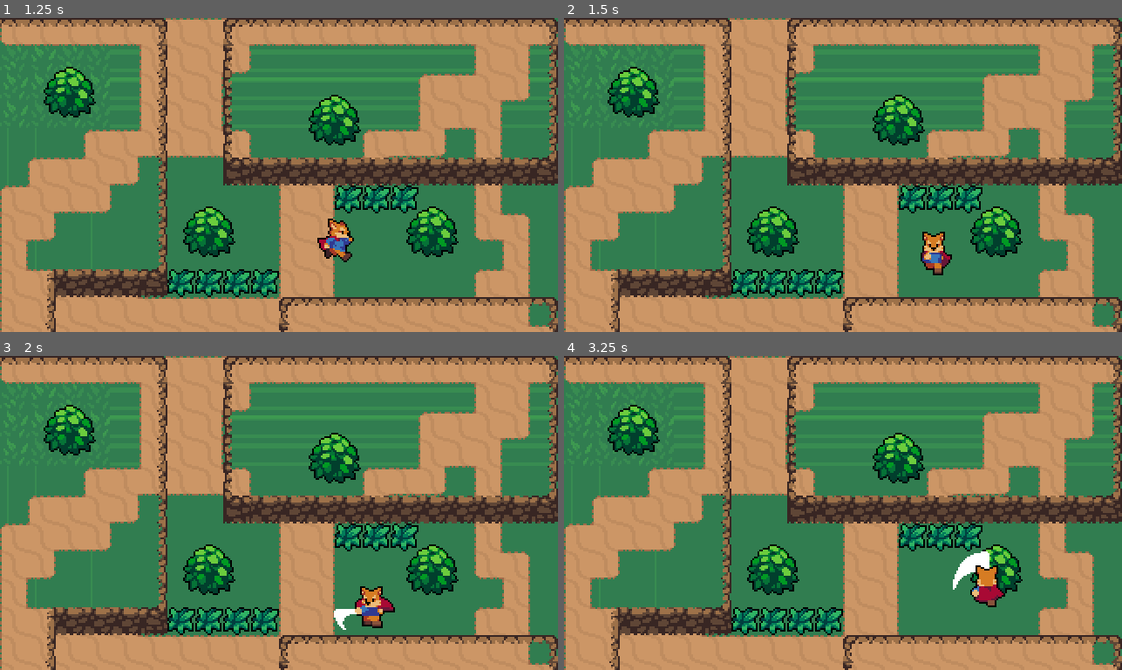
Above: before the commit, frames 1-4 (two rows, left to right).
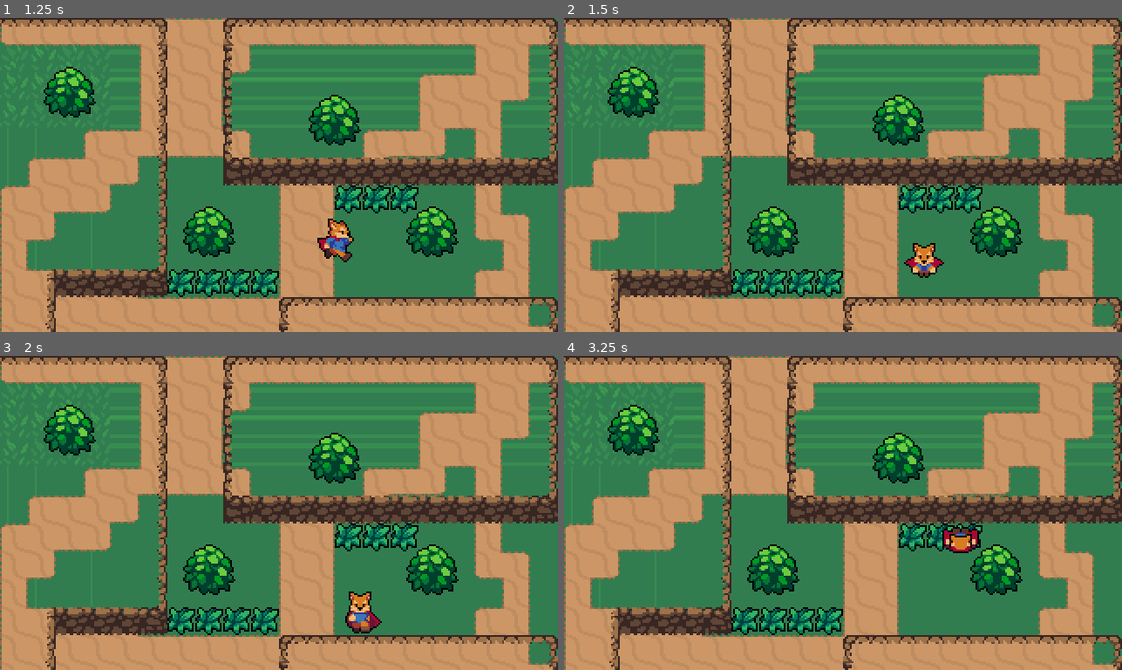
Above: after the commit, the same moments.

Repository: Dukebot/GODOT_PracticeProjects
Game: Godot game, scene res://World/World.tscn
Two runs of this game, one before a commit and one after it. Both use one fixed random seed, a clock stepped at 60 frames per second and the inputs below.
Inputs:
- Up to frame 1 (1.25 s): tap Enter at 0.5 s; hold Right (ui_right) from 0.53 s (still down); tap J (attack) at 0.6 s; tap Z (roll, bound only after the commit) at 0.8 s
- Up to frame 2 (1.5 s): release Right (ui_right) at 1.28 s; hold Down (ui_down) from 1.28 s (still down); tap Z (roll, bound only after the commit) at 1.35 s
- Up to frame 3 (2 s): keep holding Down (ui_down); tap J (attack) at 1.55 s
- Up to frame 4 (3.25 s): release Down (ui_down) at 2.03 s; hold Right (ui_right) 2.03-2.78 s; tap J (attack) at 2.1, 3.05 s; tap Z (roll, bound only after the commit) at 2.3, 2.85 s; hold Up (ui_up) from 2.78 s (still down)

Frame 1 is identical in both runs. In frame 2, 0.8% of the frame differs, in the area x 60-70%, y 68-83%; in frame 3, 1.0%; in frame 4, 1.3%, in the area x 67-80%, y 54-80%.

Commit message:
Roll state

Diff:
--- a/ActionRPG_YoutubeTutorial/Player/Player.gd
+++ b/ActionRPG_YoutubeTutorial/Player/Player.gd
@@ -3,15 +3,18 @@
 const ACCELERATION = 500
 const FRICTION = 500
 const MAX_SPEED = 100
+const ROLL_SPEED = 125
 
 enum {MOVE, ROLL, ATTACK}
 
 var state = MOVE
 var velocity = Vector2.ZERO
+var roll_vector = Vector2.LEFT
 
 onready var animationPlayer = $AnimationPlayer
 onready var animationTree = $AnimationTree
 onready var animationState = animationTree.get("parameters/playback")
+
 
 func _ready():
 	animationTree.active = true
@@ -21,30 +24,33 @@
 		MOVE:
 			move_state(delta)
 		ROLL:
-			pass
+			roll_state(delta)
 		ATTACK:
 			attack_state(delta)
 
 
+#MOVE STATE
 func move_state(delta):
-	#Movement
+	#Apply movement and update animation information
 	var input_vector = get_input_vector()
 
 	if input_vector != Vector2.ZERO:
 		animationTree.set("parameters/Idle/blend_position", input_vector)
 		animationTree.set("parameters/Run/blend_position", input_vector)
 		animationTree.set("parameters/Attack/blend_position", input_vector)
+		animationTree.set("parameters/Roll/blend_position", input_vector)
 		animationState.travel("Run")
+		roll_vector = input_vector
 		velocity = velocity.move_toward(input_vector * MAX_SPEED, ACCELERATION * delta)
 	else:
 		animationState.travel("Idle")
 		velocity = velocity.move_toward(Vector2.ZERO, FRICTION * delta)
 
-	velocity = move_and_slide(velocity)
+	move()
 
-	#Switch to attack state
-	if Input.is_action_just_pressed("attack"):
-		state = ATTACK
+	#Switch to other states
+	if Input.is_action_just_pressed("roll"): state = ROLL
+	if Input.is_action_just_pressed("attack"): state = ATTACK
 
 func get_input_vector() -> Vector2:
 	return Vector2(
@@ -52,11 +58,24 @@
 		Input.get_action_strength("ui_down") - Input.get_action_strength("ui_up")
 	).normalized()
 
+func move(): velocity = move_and_slide(velocity)
 
+
+#ROLL STATE
+func roll_state(delta):
+	velocity = roll_vector * ROLL_SPEED
+	animationState.travel("Roll")
+	move()
+
+func roll_animation_finished():
+	velocity *= 0.8
+	state = MOVE
+
+
+#ATTACK STATE
 func attack_state(delta):
 	velocity = Vector2.ZERO
 	animationState.travel("Attack")
 
-#Called when attack animation ends
 func attack_animation_finished():
 	state = MOVE
--- a/ActionRPG_YoutubeTutorial/Player/Player.tscn
+++ b/ActionRPG_YoutubeTutorial/Player/Player.tscn
@@ -289,6 +289,126 @@
 }
 
 [sub_resource type="Animation" id=10]
+resource_name = "RollDown"
+length = 0.5
+tracks/0/type = "value"
+tracks/0/path = NodePath("Sprite:frame")
+tracks/0/interp = 1
+tracks/0/loop_wrap = true
+tracks/0/imported = false
+tracks/0/enabled = true
+tracks/0/keys = {
+"times": PoolRealArray( 0, 0.1, 0.2, 0.3, 0.4 ),
+"transitions": PoolRealArray( 1, 1, 1, 1, 1 ),
+"update": 1,
+"values": [ 55, 56, 57, 58, 59 ]
+}
+tracks/1/type = "method"
+tracks/1/path = NodePath(".")
+tracks/1/interp = 1
+tracks/1/loop_wrap = true
+tracks/1/imported = false
+tracks/1/enabled = true
+tracks/1/keys = {
+"times": PoolRealArray( 0.5 ),
+"transitions": PoolRealArray( 1 ),
+"values": [ {
+"args": [  ],
+"method": "roll_animation_finished"
+} ]
+}
+
+[sub_resource type="Animation" id=37]
+resource_name = "RollLeft"
+length = 0.5
+tracks/0/type = "value"
+tracks/0/path = NodePath("Sprite:frame")
+tracks/0/interp = 1
+tracks/0/loop_wrap = true
+tracks/0/imported = false
+tracks/0/enabled = true
+tracks/0/keys = {
+"times": PoolRealArray( 0, 0.1, 0.2, 0.3, 0.4 ),
+"transitions": PoolRealArray( 1, 1, 1, 1, 1 ),
+"update": 1,
+"values": [ 50, 51, 52, 53, 54 ]
+}
+tracks/1/type = "method"
+tracks/1/path = NodePath(".")
+tracks/1/interp = 1
+tracks/1/loop_wrap = true
+tracks/1/imported = false
+tracks/1/enabled = true
+tracks/1/keys = {
+"times": PoolRealArray( 0.5 ),
+"transitions": PoolRealArray( 1 ),
+"values": [ {
+"args": [  ],
+"method": "roll_animation_finished"
+} ]
+}
+
+[sub_resource type="Animation" id=38]
+resource_name = "RollRight"
+length = 0.5
+tracks/0/type = "value"
+tracks/0/path = NodePath("Sprite:frame")
+tracks/0/interp = 1
+tracks/0/loop_wrap = true
+tracks/0/imported = false
+tracks/0/enabled = true
+tracks/0/keys = {
+"times": PoolRealArray( 0, 0.1, 0.2, 0.3, 0.4 ),
+"transitions": PoolRealArray( 1, 1, 1, 1, 1 ),
+"update": 1,
+"values": [ 40, 41, 42, 43, 44 ]
+}
+tracks/1/type = "method"
+tracks/1/path = NodePath(".")
+tracks/1/interp = 1
+tracks/1/loop_wrap = true
+tracks/1/imported = false
+tracks/1/enabled = true
+tracks/1/keys = {
+"times": PoolRealArray( 0.5 ),
+"transitions": PoolRealArray( 1 ),
+"values": [ {
+"args": [  ],
+"method": "roll_animation_finished"
+} ]
+}
+
+[sub_resource type="Animation" id=39]
+resource_name = "RollUp"
+length = 0.5
+tracks/0/type = "value"
+tracks/0/path = NodePath("Sprite:frame")
+tracks/0/interp = 1
+tracks/0/loop_wrap = true
+tracks/0/imported = false
+tracks/0/enabled = true
+tracks/0/keys = {
+"times": PoolRealArray( 0, 0.1, 0.2, 0.3, 0.4 ),
+"transitions": PoolRealArray( 1, 1, 1, 1, 1 ),
+"update": 1,
+"values": [ 45, 46, 47, 48, 49 ]
+}
+tracks/1/type = "method"
+tracks/1/path = NodePath(".")
+tracks/1/interp = 1
+tracks/1/loop_wrap = true
+tracks/1/imported = false
+tracks/1/enabled = true
+tracks/1/keys = {
+"times": PoolRealArray( 0.5 ),
+"transitions": PoolRealArray( 1 ),
+"values": [ {
+"args": [  ],
+"method": "roll_animation_finished"
+} ]
+}
+
+[sub_resource type="Animation" id=11]
 length = 0.6
 loop = true
 tracks/0/type = "value"
@@ -352,82 +472,105 @@
 "values": [ 7, 8, 9, 10, 11, 6 ]
 }
 
-[sub_resource type="AnimationNodeAnimation" id=14]
+[sub_resource type="AnimationNodeAnimation" id=15]
 animation = "AttackLeft"
 
-[sub_resource type="AnimationNodeAnimation" id=15]
+[sub_resource type="AnimationNodeAnimation" id=16]
 animation = "AttackDown"
 
-[sub_resource type="AnimationNodeAnimation" id=16]
+[sub_resource type="AnimationNodeAnimation" id=17]
 animation = "AttackUp"
 
-[sub_resource type="AnimationNodeAnimation" id=17]
+[sub_resource type="AnimationNodeAnimation" id=18]
 animation = "AttackRight"
 
-[sub_resource type="AnimationNodeBlendSpace2D" id=18]
-blend_point_0/node = SubResource( 14 )
+[sub_resource type="AnimationNodeBlendSpace2D" id=19]
+blend_point_0/node = SubResource( 15 )
 blend_point_0/pos = Vector2( -1, 0 )
-blend_point_1/node = SubResource( 15 )
+blend_point_1/node = SubResource( 16 )
 blend_point_1/pos = Vector2( 0, 1.1 )
-blend_point_2/node = SubResource( 16 )
+blend_point_2/node = SubResource( 17 )
 blend_point_2/pos = Vector2( 0, -1.1 )
-blend_point_3/node = SubResource( 17 )
+blend_point_3/node = SubResource( 18 )
 blend_point_3/pos = Vector2( 1, 0 )
 min_space = Vector2( -1, -1.1 )
 max_space = Vector2( 1, 1.1 )
 blend_mode = 1
 
-[sub_resource type="AnimationNodeAnimation" id=19]
+[sub_resource type="AnimationNodeAnimation" id=20]
 animation = "IdleLeft"
 
-[sub_resource type="AnimationNodeAnimation" id=20]
+[sub_resource type="AnimationNodeAnimation" id=21]
 animation = "IdleDown"
 
-[sub_resource type="AnimationNodeAnimation" id=21]
+[sub_resource type="AnimationNodeAnimation" id=22]
 animation = "IdleRight"
 
-[sub_resource type="AnimationNodeAnimation" id=22]
+[sub_resource type="AnimationNodeAnimation" id=23]
 animation = "IdleUp"
 
-[sub_resource type="AnimationNodeBlendSpace2D" id=23]
-blend_point_0/node = SubResource( 19 )
+[sub_resource type="AnimationNodeBlendSpace2D" id=24]
+blend_point_0/node = SubResource( 20 )
 blend_point_0/pos = Vector2( -1, 0 )
-blend_point_1/node = SubResource( 20 )
+blend_point_1/node = SubResource( 21 )
 blend_point_1/pos = Vector2( 0, 1.1 )
-blend_point_2/node = SubResource( 21 )
+blend_point_2/node = SubResource( 22 )
 blend_point_2/pos = Vector2( 1, 0 )
-blend_point_3/node = SubResource( 22 )
+blend_point_3/node = SubResource( 23 )
 blend_point_3/pos = Vector2( 0, -1.1 )
 min_space = Vector2( -1, -1.1 )
 max_space = Vector2( 1, 1.1 )
 blend_mode = 1
 
-[sub_resource type="AnimationNodeAnimation" id=24]
-animation = "RunLeft"
-
-[sub_resource type="AnimationNodeAnimation" id=25]
-animation = "RunDown"
-
-[sub_resource type="AnimationNodeAnimation" id=26]
-animation = "RunRight"
-
-[sub_resource type="AnimationNodeAnimation" id=27]
-animation = "RunUp"
-
-[sub_resource type="AnimationNodeBlendSpace2D" id=28]
-blend_point_0/node = SubResource( 24 )
+[sub_resource type="AnimationNodeAnimation" id=40]
+animation = "RollLeft"
+
+[sub_resource type="AnimationNodeAnimation" id=41]
+animation = "RollDown"
+
+[sub_resource type="AnimationNodeAnimation" id=42]
+animation = "RollRight"
+
+[sub_resource type="AnimationNodeAnimation" id=43]
+animation = "RollUp"
+
+[sub_resource type="AnimationNodeBlendSpace2D" id=44]
+blend_point_0/node = SubResource( 40 )
 blend_point_0/pos = Vector2( -1, 0 )
-blend_point_1/node = SubResource( 25 )
+blend_point_1/node = SubResource( 41 )
 blend_point_1/pos = Vector2( 0, 1.1 )
-blend_point_2/node = SubResource( 26 )
+blend_point_2/node = SubResource( 42 )
 blend_point_2/pos = Vector2( 1, 0 )
-blend_point_3/node = SubResource( 27 )
+blend_point_3/node = SubResource( 43 )
 blend_point_3/pos = Vector2( 0, -1.1 )
 min_space = Vector2( -1, -1.1 )
 max_space = Vector2( 1, 1.1 )
 blend_mode = 1
 
-[sub_resource type="AnimationNodeStateMachineTransition" id=29]
+[sub_resource type="AnimationNodeAnimation" id=25]
+animation = "RunLeft"
+
+[sub_resource type="AnimationNodeAnimation" id=26]
+animation = "RunDown"
+
+[sub_resource type="AnimationNodeAnimation" id=27]
+animation = "RunRight"
+
+[sub_resource type="AnimationNodeAnimation" id=28]
+animation = "RunUp"
+
+[sub_resource type="AnimationNodeBlendSpace2D" id=29]
+blend_point_0/node = SubResource( 25 )
+blend_point_0/pos = Vector2( -1, 0 )
+blend_point_1/node = SubResource( 26 )
+blend_point_1/pos = Vector2( 0, 1.1 )
+blend_point_2/node = SubResource( 27 )
+blend_point_2/pos = Vector2( 1, 0 )
+blend_point_3/node = SubResource( 28 )
+blend_point_3/pos = Vector2( 0, -1.1 )
+min_space = Vector2( -1, -1.1 )
+max_space = Vector2( 1, 1.1 )
+blend_mode = 1
 
 [sub_resource type="AnimationNodeStateMachineTransition" id=30]
 
@@ -435,19 +578,28 @@
 
 [sub_resource type="AnimationNodeStateMachineTransition" id=32]
 
-[sub_resource type="AnimationNodeStateMachine" id=33]
-states/Attack/node = SubResource( 18 )
+[sub_resource type="AnimationNodeStateMachineTransition" id=33]
+
+[sub_resource type="AnimationNodeStateMachineTransition" id=45]
+
+[sub_resource type="AnimationNodeStateMachineTransition" id=46]
+
+[sub_resource type="AnimationNodeStateMachine" id=34]
+states/Attack/node = SubResource( 19 )
 states/Attack/position = Vector2( 219, 236 )
-states/Idle/node = SubResource( 23 )
+states/Idle/node = SubResource( 24 )
 states/Idle/position = Vector2( 219, 114 )
-states/Run/node = SubResource( 28 )
-states/Run/position = Vector2( 455, 124 )
-transitions = [ "Idle", "Run", SubResource( 29 ), "Run", "Idle", SubResource( 30 ), "Idle", "Attack", SubResource( 31 ), "Attack", "Idle", SubResource( 32 ) ]
+states/Roll/node = SubResource( 44 )
+states/Roll/position = Vector2( 219, -16 )
+states/Run/node = SubResource( 29 )
+states/Run/position = Vector2( 432, 114 )
+transitions = [ "Idle", "Run", SubResource( 30 ), "Run", "Idle", SubResource( 31 ), "Idle", "Attack", SubResource( 32 ), "Attack", "Idle", SubResource( 33 ), "Roll", "Idle", SubResource( 45 ), "Idle", "Roll", SubResource( 46 ) ]
 start_node = "Idle"
-
-[sub_resource type="AnimationNodeStateMachinePlayback" id=34]
-
-[sub_resource type="CapsuleShape2D" id=35]
+graph_offset = Vector2( -296, -46 )
+
+[sub_resource type="AnimationNodeStateMachinePlayback" id=35]
+
+[sub_resource type="CapsuleShape2D" id=36]
 height = 12.0
 
 [node name="Player" type="KinematicBody2D"]
@@ -458,7 +610,7 @@
 position = Vector2( 0, -9 )
 texture = ExtResource( 1 )
 hframes = 60
-frame = 27
+frame = 18
 
 [node name="CollisionShape2D" type="CollisionShape2D" parent="."]
 rotation = -1.5708
@@ -473,28 +625,34 @@
 anims/IdleLeft = SubResource( 7 )
 anims/IdleRight = SubResource( 8 )
 anims/IdleUp = SubResource( 9 )
-anims/RunDown = SubResource( 10 )
-anims/RunLeft = SubResource( 11 )
-anims/RunRight = SubResource( 12 )
-anims/RunUp = SubResource( 13 )
+anims/RollDown = SubResource( 10 )
+anims/RollLeft = SubResource( 37 )
+anims/RollRight = SubResource( 38 )
+anims/RollUp = SubResource( 39 )
+anims/RunDown = SubResource( 11 )
+anims/RunLeft = SubResource( 12 )
+anims/RunRight = SubResource( 13 )
+anims/RunUp = SubResource( 14 )
 
 [node name="AnimationTree" type="AnimationTree" parent="."]
-tree_root = SubResource( 33 )
+tree_root = SubResource( 34 )
 anim_player = NodePath("../AnimationPlayer")
-parameters/playback = SubResource( 34 )
+parameters/playback = SubResource( 35 )
 parameters/Attack/blend_position = Vector2( -0.00156009, 0.00243902 )
 parameters/Idle/blend_position = Vector2( 0, 0 )
+parameters/Roll/blend_position = Vector2( 0, 0 )
 parameters/Run/blend_position = Vector2( 0, 0 )
 
 [node name="HitboxPivot" type="Position2D" parent="."]
 position = Vector2( 0, -4 )
+rotation = 1.5708
 
 [node name="SwordHitbox" parent="HitboxPivot" instance=ExtResource( 3 )]
 position = Vector2( 15, 0 )
 collision_mask = 8
 
 [node name="CollisionShape2D" parent="HitboxPivot/SwordHitbox" index="0"]
-shape = SubResource( 35 )
+shape = SubResource( 36 )
 disabled = true
 
 [editable path="HitboxPivot/SwordHitbox"]
--- a/ActionRPG_YoutubeTutorial/project.godot
+++ b/ActionRPG_YoutubeTutorial/project.godot
@@ -82,8 +82,14 @@
 }
 attack={
 "deadzone": 0.5,
-"events": [ Object(InputEventKey,"resource_local_to_scene":false,"resource_name":"","device":0,"alt":false,"shift":false,"control":false,"meta":false,"command":false,"pressed":false,"scancode":32,"unicode":0,"echo":false,"script":null)
+"events": [ Object(InputEventKey,"resource_local_to_scene":false,"resource_name":"","device":0,"alt":false,"shift":false,"control":false,"meta":false,"command":false,"pressed":false,"scancode":88,"unicode":0,"echo":false,"script":null)
 , Object(InputEventKey,"resource_local_to_scene":false,"resource_name":"","device":0,"alt":false,"shift":false,"control":false,"meta":false,"command":false,"pressed":false,"scancode":74,"unicode":0,"echo":false,"script":null)
+ ]
+}
+roll={
+"deadzone": 0.5,
+"events": [ Object(InputEventKey,"resource_local_to_scene":false,"resource_name":"","device":0,"alt":false,"shift":false,"control":false,"meta":false,"command":false,"pressed":false,"scancode":90,"unicode":0,"echo":false,"script":null)
+, Object(InputEventKey,"resource_local_to_scene":false,"resource_name":"","device":0,"alt":false,"shift":false,"control":false,"meta":false,"command":false,"pressed":false,"scancode":75,"unicode":0,"echo":false,"script":null)
  ]
 }
 
Not shown: 4 places in ActionRPG_YoutubeTutorial/Player/Player.tscn that only renumber resources
